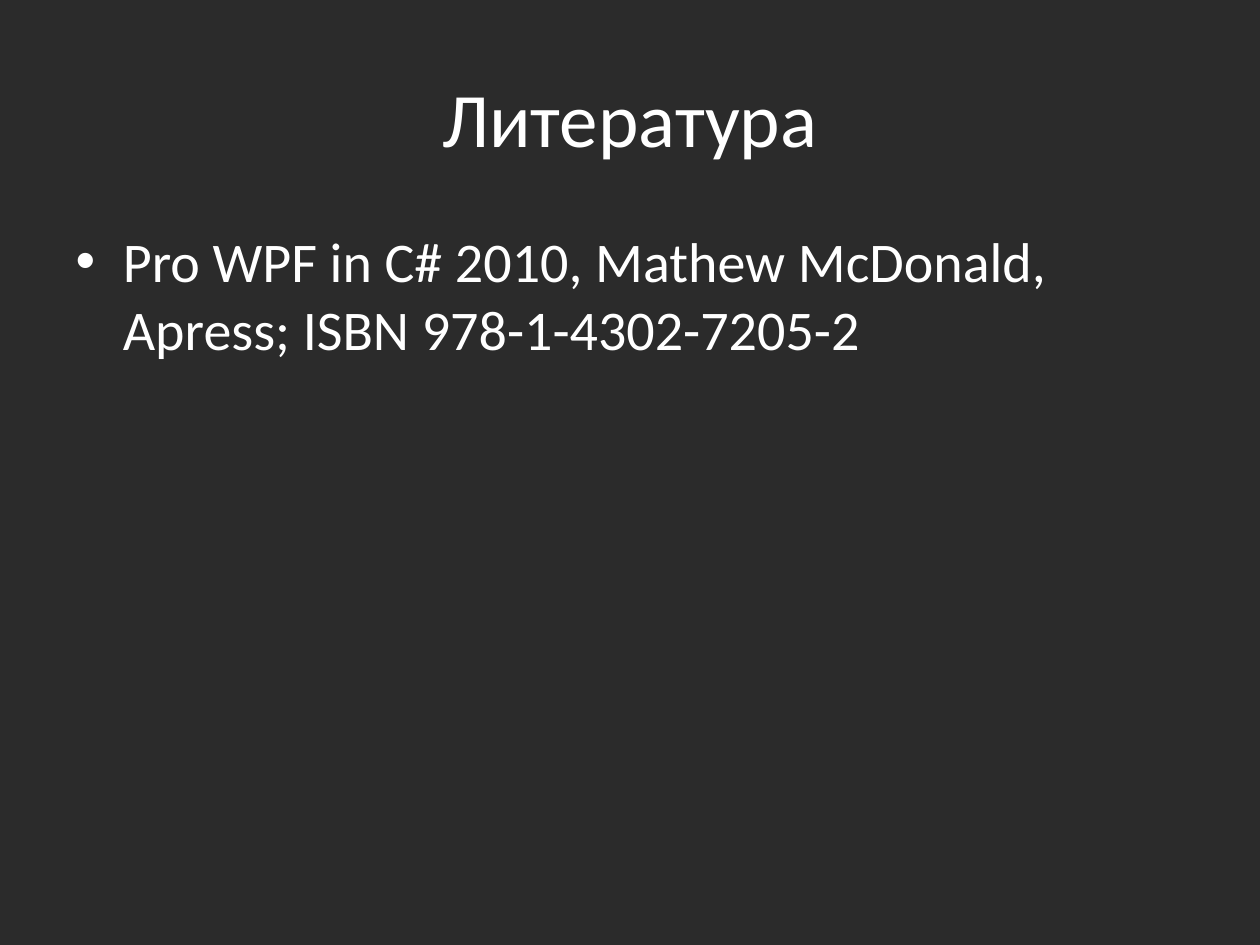
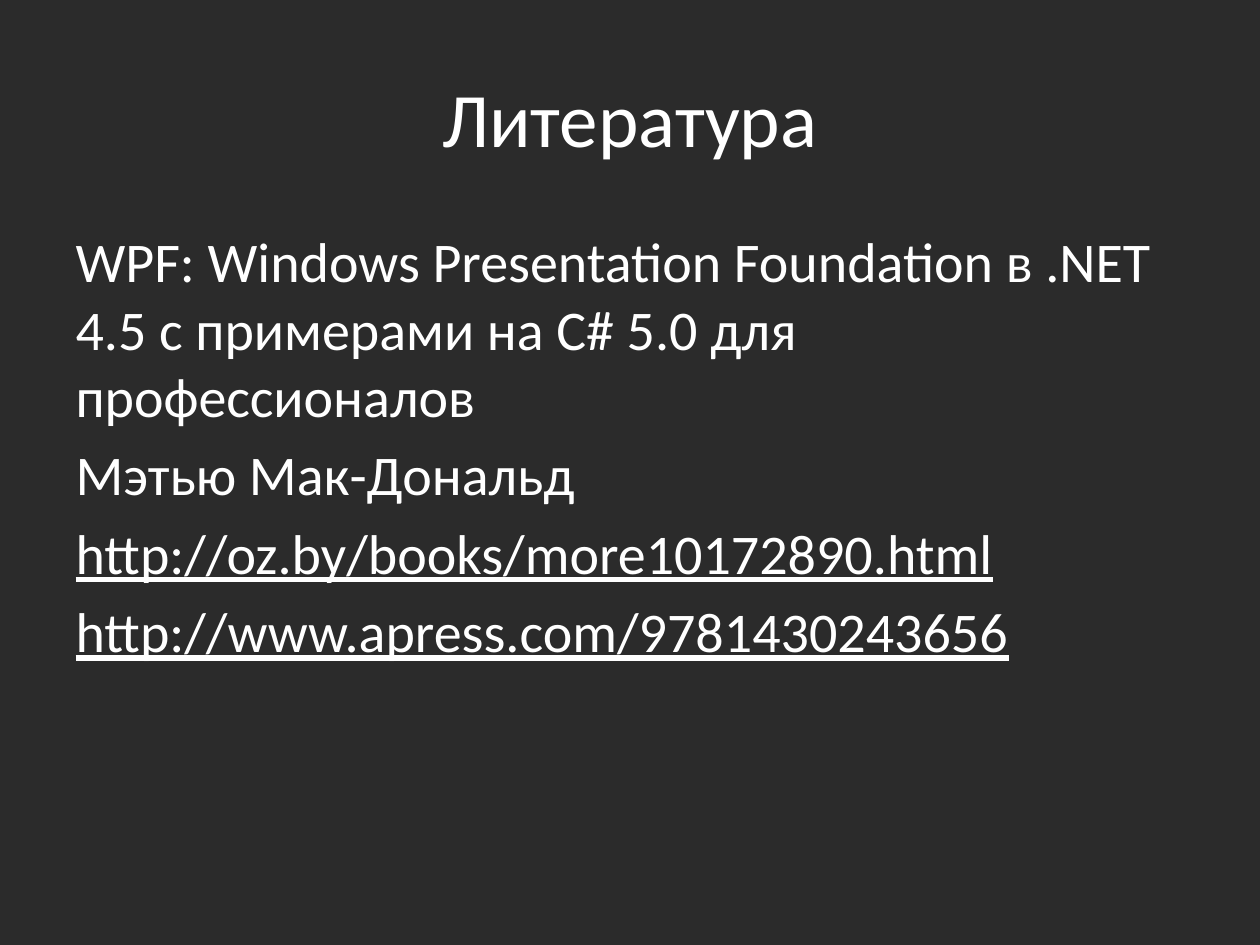
Before and after one commit to bazile/Training, a slide deck: slide 2 of Presentation/lesson-12-wpf.pptx. Drawn at 1260x945 pixels with LibreOffice and Linux fonts; fonts in the diff are those of the drawing; background and template pictures are left out; a plain dark background stands for a picture behind light text. Boxes give left, top, right and bottom in pixels: in the first picture for what was removed or moved away, otherwise in the second. Text is boxed around its words. In the diff, an @@ line names an element or a change of style, - is before the commit and + after.

Commit message:
Updated recommended books

```diff
--- a/Presentation/lesson-12-wpf.pptx
+++ b/Presentation/lesson-12-wpf.pptx
@@ text at (76,243,1150,661): text changed @@
-• Pro WPF in C# 2010, Mathew McDonald, Apress; ISBN 978-1-4302-7205-2
+WPF: Windows Presentation Foundation в .NET 4.5 с примерами на C# 5.0 для профессионалов
+Мэтью Мак-Дональд
+http://oz.by/books/more10172890.html
+http://www.apress.com/9781430243656
```
Also in this commit, not shown: 2 other files.
